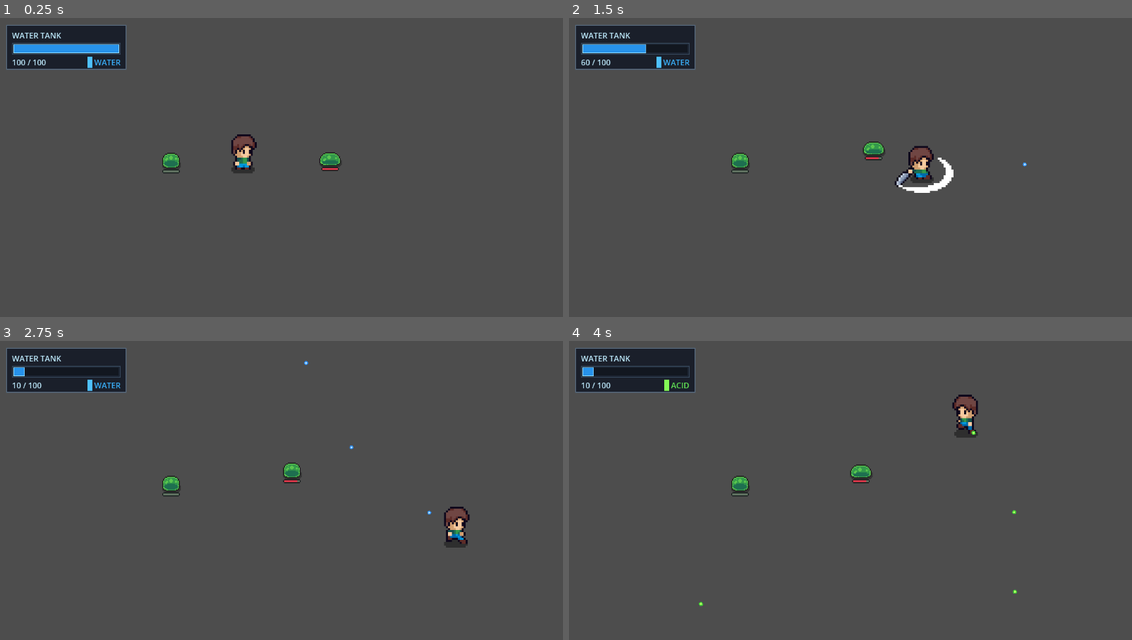
Above: before the commit, frames 1-4 (two rows, left to right).
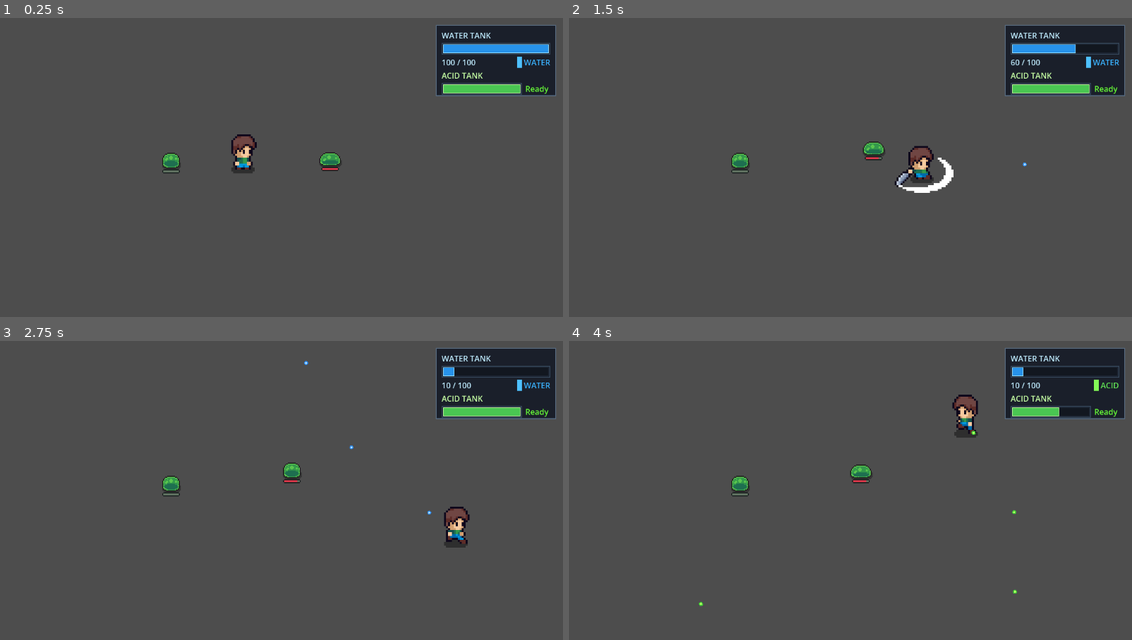
Above: after the commit, the same moments.

Repository: gawlowski-mateusz/Plants-Rescue
Game: Godot game, scene res://scenes/main.tscn
Two runs of this game, one before a commit and one after it. Both use one fixed random seed, a clock stepped at 60 frames per second and the inputs below.
Inputs (mouse positions are in pixels of both pictures, inside the frame that each line leads up to):
- Up to frame 1 (0.25 s): no input
- Up to frame 2 (1.5 s): move the mouse to (974, 161) at 0.52 s; hold D (right) 0.53-1.28 s; hold Right mouse button (shoot) 0.53-1.28 s; move the mouse to (737, 191) at 1.27 s; hold S (down) from 1.28 s (still down); click (737, 191) at 1.35 s
- Up to frame 3 (2.75 s): right-click (168, 514) at 1.55 s; move the mouse to (337, 430) at 2.02 s; release S (down) at 2.03 s; hold D (right) from 2.03 s (still down); hold Right mouse button (shoot) from 2.03 s (still down)
- Up to frame 4 (4 s): move the mouse to (822, 562) at 2.77 s; release D (right) at 2.78 s; release Right mouse button (shoot) at 2.78 s; hold W (up) 2.78-3.53 s; tap X (toggle_shot_mode) at 2.85 s; right-click (822, 562) at 3.05 s; move the mouse to (1019, 547) at 3.52 s; hold A (left) from 3.53 s (still down); hold Right mouse button (shoot) from 3.53 s (still down); tap Middle mouse button (toggle_target_lock) at 3.6 s

The runs differ from the first frame. In frame 1, 8.0% of the frame differs, in the area x 1-99%, y 2-27%; in frame 2, 8.0%; in frame 3, 8.0%; in frame 4, 8.0%.

Commit message:
feat(combat): add acid shooting cooldown with UI representation of acid level and cooldown timer

Diff:
--- a/game/scenes/main.tscn
+++ b/game/scenes/main.tscn
@@ -23,3 +23,4 @@
 
 [connection signal="water_capacity_changed" from="Player" to="UI/WaterTankUI" method="_on_player_water_capacity_changed"]
 [connection signal="shot_mode_changed" from="Player" to="UI/WaterTankUI" method="_on_player_shot_mode_changed"]
+[connection signal="acid_status_changed" from="Player" to="UI/WaterTankUI" method="_on_player_acid_status_changed"]
--- a/game/scenes/water_tank_ui.tscn
+++ b/game/scenes/water_tank_ui.tscn
@@ -42,24 +42,35 @@
 border_color = Color(0.607843, 0.882353, 1, 1)
 anti_aliasing = false
 
+[sub_resource type="StyleBoxFlat" id="StyleBoxFlat_1tg5v"]
+bg_color = Color(0.290196, 0.776471, 0.321569, 1)
+border_width_left = 1
+border_width_top = 1
+border_width_right = 1
+border_width_bottom = 1
+border_color = Color(0.780392, 1, 0.647059, 1)
+anti_aliasing = false
+
 [node name="WaterTankUI" type="Control"]
-offset_left = 14.0
+anchor_left = 1.0
+anchor_right = 1.0
+offset_left = -260.0
 offset_top = 14.0
-offset_right = 260.0
-offset_bottom = 106.0
+offset_right = -14.0
+offset_bottom = 160.0
 mouse_filter = 2
 script = ExtResource("1_j0ue7")
 
 [node name="Panel" type="Panel" parent="."]
 offset_right = 246.0
-offset_bottom = 92.0
+offset_bottom = 146.0
 theme_override_styles/panel = SubResource("StyleBoxFlat_bg7f2")
 
 [node name="MarginContainer" type="MarginContainer" parent="Panel"]
 offset_left = 8.0
 offset_top = 6.0
 offset_right = 238.0
-offset_bottom = 86.0
+offset_bottom = 140.0
 theme_override_constants/margin_left = 4
 theme_override_constants/margin_top = 4
 theme_override_constants/margin_right = 4
@@ -108,3 +119,36 @@
 layout_mode = 2
 theme_override_colors/font_color = Color(0.752941, 0.92549, 1, 1)
 text = "WATER"
+
+[node name="AcidTitle" type="Label" parent="Panel/MarginContainer/VBoxContainer"]
+layout_mode = 2
+theme_override_colors/font_color = Color(0.780392, 1, 0.647059, 1)
+text = "ACID TANK"
+
+[node name="AcidRow" type="HBoxContainer" parent="Panel/MarginContainer/VBoxContainer"]
+layout_mode = 2
+
+[node name="AcidBarFrame" type="Panel" parent="Panel/MarginContainer/VBoxContainer/AcidRow"]
+layout_mode = 2
+size_flags_horizontal = 3
+custom_minimum_size = Vector2(0, 24)
+theme_override_styles/panel = SubResource("StyleBoxFlat_2txul")
+
+[node name="AcidBar" type="ProgressBar" parent="Panel/MarginContainer/VBoxContainer/AcidRow/AcidBarFrame"]
+anchor_right = 1.0
+anchor_bottom = 1.0
+offset_left = 3.0
+offset_top = 3.0
+offset_right = -3.0
+offset_bottom = -3.0
+show_percentage = false
+value = 100.0
+theme_override_styles/background = SubResource("StyleBoxFlat_md75p")
+theme_override_styles/fill = SubResource("StyleBoxFlat_1tg5v")
+
+[node name="AcidCooldown" type="Label" parent="Panel/MarginContainer/VBoxContainer/AcidRow"]
+layout_mode = 2
+custom_minimum_size = Vector2(54, 0)
+horizontal_alignment = 1
+theme_override_colors/font_color = Color(0.780392, 1, 0.647059, 1)
+text = "Ready"
--- a/game/scripts/player.gd
+++ b/game/scripts/player.gd
@@ -7,11 +7,15 @@
 const PROJECTILE_SPAWN_OFFSET: float = 28.0
 const MAX_WATER_CAPACITY: int = 100
 const WATER_SHOT_COST: int = 10
+const MAX_ACID_CAPACITY: int = 100
+const ACID_SHOT_COST: int = 10
+const ACID_REFILL_COOLDOWN: float = 7.0
 
 enum ShotMode { WATER, ACID }
 
 signal water_capacity_changed(current: int, max_capacity: int)
 signal shot_mode_changed(mode: int)
+signal acid_status_changed(current: int, max_capacity: int, is_cooling_down: bool, cooldown_left: float)
 
 
 var last_direction: Vector2 = Vector2.RIGHT
@@ -23,6 +27,9 @@
 var is_target_lock_enabled: bool = false
 var locked_target: Node2D = null
 var current_water_capacity: int = MAX_WATER_CAPACITY
+var current_acid_capacity: int = MAX_ACID_CAPACITY
+var is_acid_cooling_down: bool = false
+var acid_cooldown_left: float = 0.0
 
 
 @onready var animated_sprite_2d: AnimatedSprite2D = $AnimatedSprite2D
@@ -39,6 +46,7 @@
 func emit_initial_ui_state() -> void:
 	water_capacity_changed.emit(current_water_capacity, MAX_WATER_CAPACITY)
 	shot_mode_changed.emit(int(shot_mode))
+	acid_status_changed.emit(current_acid_capacity, MAX_ACID_CAPACITY, is_acid_cooling_down, acid_cooldown_left)
 
 
 func _physics_process(_delta: float) -> void:
@@ -47,6 +55,13 @@
 
 	if shot_cooldown_left > 0.0:
 		shot_cooldown_left = max(shot_cooldown_left - _delta, 0.0)
+
+	if is_acid_cooling_down:
+		acid_cooldown_left = max(acid_cooldown_left - _delta, 0.0)
+		acid_status_changed.emit(current_acid_capacity, MAX_ACID_CAPACITY, true, acid_cooldown_left)
+
+		if acid_cooldown_left <= 0.0:
+			finish_acid_cooldown()
 
 	if Input.is_action_just_pressed("toggle_shot_mode"):
 		toggle_shot_mode()
@@ -129,6 +144,14 @@
 	if shot_mode == ShotMode.WATER and current_water_capacity < WATER_SHOT_COST:
 		return
 
+	if shot_mode == ShotMode.ACID:
+		if is_acid_cooling_down:
+			return
+
+		if current_acid_capacity < ACID_SHOT_COST:
+			start_acid_cooldown()
+			return
+
 	var direction := get_shoot_direction()
 	if direction == Vector2.ZERO:
 		direction = last_direction.normalized()
@@ -137,6 +160,8 @@
 
 	if shot_mode == ShotMode.WATER:
 		consume_water(WATER_SHOT_COST)
+	elif shot_mode == ShotMode.ACID:
+		consume_acid(ACID_SHOT_COST)
 
 	shot_cooldown_left = SHOT_COOLDOWN
 
@@ -163,9 +188,35 @@
 	water_capacity_changed.emit(current_water_capacity, MAX_WATER_CAPACITY)
 
 
+func consume_acid(amount: int) -> void:
+	current_acid_capacity = max(current_acid_capacity - amount, 0)
+
+	if current_acid_capacity <= 0:
+		start_acid_cooldown()
+		return
+
+	acid_status_changed.emit(current_acid_capacity, MAX_ACID_CAPACITY, false, 0.0)
+
+
 func refill_water_tank() -> void:
 	current_water_capacity = MAX_WATER_CAPACITY
 	water_capacity_changed.emit(current_water_capacity, MAX_WATER_CAPACITY)
+
+
+func start_acid_cooldown() -> void:
+	if is_acid_cooling_down:
+		return
+
+	is_acid_cooling_down = true
+	acid_cooldown_left = ACID_REFILL_COOLDOWN
+	acid_status_changed.emit(current_acid_capacity, MAX_ACID_CAPACITY, true, acid_cooldown_left)
+
+
+func finish_acid_cooldown() -> void:
+	is_acid_cooling_down = false
+	acid_cooldown_left = 0.0
+	current_acid_capacity = MAX_ACID_CAPACITY
+	acid_status_changed.emit(current_acid_capacity, MAX_ACID_CAPACITY, false, acid_cooldown_left)
 
 
 func get_shoot_direction() -> Vector2:
--- a/game/scripts/water_tank_ui.gd
+++ b/game/scripts/water_tank_ui.gd
@@ -11,16 +11,24 @@
 @onready var mode_icon: ColorRect = $Panel/MarginContainer/VBoxContainer/StatusRow/ModeIcon
 @onready var mode_label: Label = $Panel/MarginContainer/VBoxContainer/StatusRow/ModeLabel
 @onready var water_bar: ProgressBar = $Panel/MarginContainer/VBoxContainer/BarFrame/WaterBar
+@onready var acid_bar: ProgressBar = $Panel/MarginContainer/VBoxContainer/AcidRow/AcidBarFrame/AcidBar
+@onready var acid_timer_label: Label = $Panel/MarginContainer/VBoxContainer/AcidRow/AcidCooldown
 
 var pending_current: int = 100
 var pending_max_capacity: int = 100
 var has_pending_update: bool = false
 var pending_shot_mode: int = MODE_WATER
 var has_pending_mode_update: bool = false
+var pending_acid_current: int = 100
+var pending_acid_max_capacity: int = 100
+var pending_acid_is_cooling_down: bool = false
+var pending_acid_cooldown_left: float = 0.0
+var has_pending_acid_update: bool = false
 
 
 func _ready() -> void:
 	_configure_bar(water_bar)
+	_configure_bar(acid_bar)
 
 	if has_pending_update:
 		_apply_water_amount(pending_current, pending_max_capacity)
@@ -33,6 +41,17 @@
 		has_pending_mode_update = false
 	else:
 		_apply_shot_mode(MODE_WATER)
+
+	if has_pending_acid_update:
+		_apply_acid_status(
+			pending_acid_current,
+			pending_acid_max_capacity,
+			pending_acid_is_cooling_down,
+			pending_acid_cooldown_left
+		)
+		has_pending_acid_update = false
+	else:
+		_apply_acid_status(100, 100, false, 0.0)
 
 
 func _configure_bar(bar: ProgressBar) -> void:
@@ -84,9 +103,42 @@
 	mode_label.modulate = WATER_ICON_COLOR
 
 
+func set_acid_status(current: int, max_capacity: int, is_cooling_down: bool, cooldown_left: float) -> void:
+	if not is_node_ready() or acid_bar == null or acid_timer_label == null:
+		pending_acid_current = current
+		pending_acid_max_capacity = max_capacity
+		pending_acid_is_cooling_down = is_cooling_down
+		pending_acid_cooldown_left = cooldown_left
+		has_pending_acid_update = true
+		return
+
+	_apply_acid_status(current, max_capacity, is_cooling_down, cooldown_left)
+
+
+func _apply_acid_status(current: int, max_capacity: int, is_cooling_down: bool, cooldown_left: float) -> void:
+	if max_capacity <= 0:
+		return
+
+	var clamped_current := clampi(current, 0, max_capacity)
+
+	acid_bar.max_value = float(max_capacity)
+	acid_bar.value = float(clamped_current)
+
+	if is_cooling_down:
+		acid_timer_label.text = "%.1fs" % maxf(cooldown_left, 0.0)
+		acid_timer_label.modulate = Color(0.878431, 0.972549, 0.815686, 1.0)
+	else:
+		acid_timer_label.text = "Ready"
+		acid_timer_label.modulate = ACID_ICON_COLOR
+
+
 func _on_player_water_capacity_changed(current: int, max_capacity: int) -> void:
 	set_water_amount(current, max_capacity)
 
 
 func _on_player_shot_mode_changed(mode: int) -> void:
 	set_shot_mode(mode)
+
+
+func _on_player_acid_status_changed(current: int, max_capacity: int, is_cooling_down: bool, cooldown_left: float) -> void:
+	set_acid_status(current, max_capacity, is_cooling_down, cooldown_left)
Not shown: 1 places in game/scenes/water_tank_ui.tscn that only renumber resources
